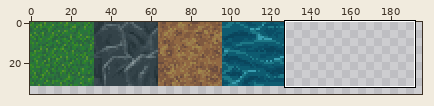
One commit to this sprite sheet: assets/environment/tiles.png. Above: a wide view before the commit, with the close-up outlined.
Close-up. Earlier state:
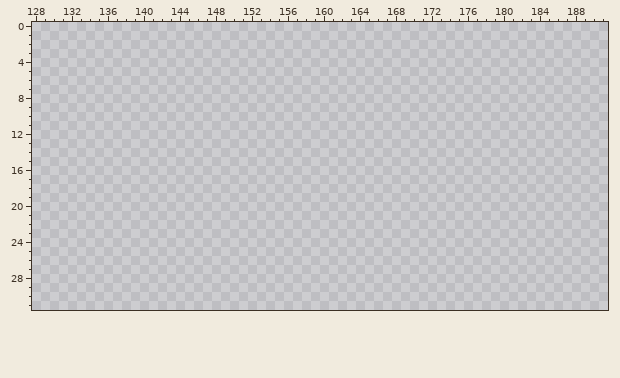
The file is 224x160 pixels. Colours within 5 levels of each other are drawn and written as one. Shown: x 128..191, y 0..31. The wide view leaves out empty margins.
The same view after the edit:
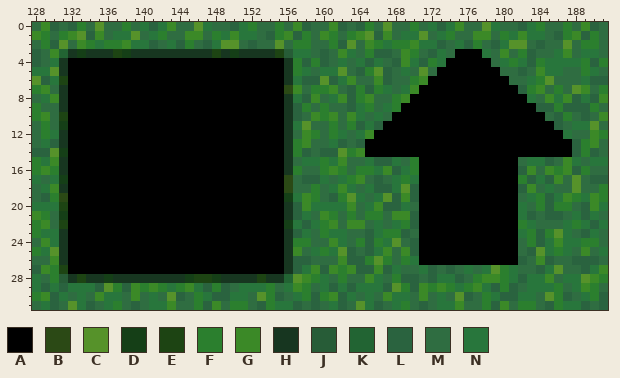
Palette (. is transparent): A #000000  B #2b4915  C #56922a  D #153f17  E #1d4413  F #2b7f2e  G #3b8927  H #173620  J #275c37  K #226433  L #2a633f  M #2f6d41  N #28763c
Edits made:
@@ x 128..191 @@
- 0 ................................................................
- 1 ................................................................
- 2 ................................................................
- 3 ................................................................
- 4 ................................................................
- 5 ................................................................
- 6 ................................................................
- 7 ................................................................
- 8 ................................................................
- 9 ................................................................
-10 ................................................................
-11 ................................................................
-12 ................................................................
-13 ................................................................
-14 ................................................................
-15 ................................................................
-16 ................................................................
-17 ................................................................
-18 ................................................................
-19 ................................................................
-20 ................................................................
-21 ................................................................
-22 ................................................................
-23 ................................................................
-24 ................................................................
-25 ................................................................
-26 ................................................................
-27 ................................................................
-28 ................................................................
-29 ................................................................
-30 ................................................................
-31 ................................................................
+ 0 MGLMLFMCMMFMNLNGMMCNMMLNFMMFMGLMMGLMLFMCMMFMNLNGMMCNMMLNFMMFMGLM
+ 1 GFMFGCLGMNNCMNFMMGGMFNGNNMLFGLFMGFMFGCLGMNNCMNFMMGGMFNGNNMLFGLFM
+ 2 MFLCMGFNFFGNNLMNLFMLNCCMLMMCMFFMMFLCMGFNFFGNNLMNLFMLNCCMLMMCMFFM
+ 3 LMGKHDHHHEDHHHHHHHHHEHDHHHHEJNNMLMGNMFLLMGFMLNMAAANMGMFLMMNGMNNM
+ 4 LMNHAAAAAAAAAAAAAAAAAAAAAAAAHFLFLMNMNLNMLGNLFNAAAAAMNFNLFNNNNFLF
+ 5 NNCHAAAAAAAAAAAAAAAAAAAAAAAAHFNMNNCMLFCLMNMCMAAAAAAAMMLMGNNMMFNM
+ 6 CLNEAAAAAAAAAAAAAAAAAAAAAAAAHNLLCLNGMMGLMMFGAAAAAAAAAMMNFCMMMNLL
+ 7 FGMHAAAAAAAAAAAAAAAAAAAAAAAABGMFFGMLFLFNMNGAAAAAAAAAAALFGMFMCGMF
+ 8 MNGHAAAAAAAAAAAAAAAAAAAAAAAAHNLGMNGLFGMMFGAAAAAAAAAAAAANMGNGLNLG
+ 9 FMMHAAAAAAAAAAAAAAAAAAAAAAAAHLFMFMMLNFMNFAAAAAAAAAAAAAAALLFLLLFM
+10 FGMEAAAAAAAAAAAAAAAAAAAAAAAAHLMGFGMGNMNMAAAAAAAAAAAAAAAAAMLFMLMG
+11 MFMDAAAAAAAAAAAAAAAAAAAAAAAAHNCMMFMFLNLAAAAAAAAAAAAAAAAAAALMNNCM
+12 MFNHAAAAAAAAAAAAAAAAAAAAAAAAHMGFMFNMNGAAAAAAAAAAAAAAAAAAAAANMMGF
+13 MNLHAAAAAAAAAAAAAAAAAAAAAAAAHFGMMNLMLAAAAAAAAAAAAAAAAAAAAAAALFGM
+14 LLCDAAAAAAAAAAAAAAAAAAAAAAAAHFLMLLCFGAAAAAAAAAAAAAAAAAAAAAAALFLM
+15 FNGHAAAAAAAAAAAAAAAAAAAAAAAAHMNNFNGMMNLLNMFAAAAAAAAAAAMNNLMGNMNN
+16 FGFHAAAAAAAAAAAAAAAAAAAAAAAAHFMMFGFMFFNGLNFAAAAAAAAAAALGMGFGLFMM
+17 NMNDAAAAAAAAAAAAAAAAAAAAAAAABMLLNMNFGMLMNFNAAAAAAAAAAAFLNLGMCMLL
+18 MNGHAAAAAAAAAAAAAAAAAAAAAAAABMMFMNGNMNLLNCLAAAAAAAAAAALGMNMMCMMF
+19 MLFBAAAAAAAAAAAAAAAAAAAAAAAADNGFMLFCNMNCLGLAAAAAAAAAAAMNFLNGFNGF
+20 NNNEAAAAAAAAAAAAAAAAAAAAAAAAHLGNNNNGMNGLLNMAAAAAAAAAAANMFLFFMLGN
+21 GFMDAAAAAAAAAAAAAAAAAAAAAAAAHLNMGFMFMFFMGGLAAAAAAAAAAANLMLLMNLNM
+22 FGMEAAAAAAAAAAAAAAAAAAAAAAAADNLNFGMGGMNMNFLAAAAAAAAAAAFNMMMNFNLN
+23 FNNHAAAAAAAAAAAAAAAAAAAAAAAAHLNMFNNMMLNFFLMAAAAAAAAAAANFLFCNMLNM
+24 MGNHAAAAAAAAAAAAAAAAAAAAAAAAHFFMMGNMFLFNCMLAAAAAAAAAAAMFLNGNNFFM
+25 FNCHAAAAAAAAAAAAAAAAAAAAAAAAHGMNFNCLMLNGMGLAAAAAAAAAAAMLCNFNMGMN
+26 MMGHAAAAAAAAAAAAAAAAAAAAAAAAHLLMMMGLLFCFMFNAAAAAAAAAAALMGLMMLLLM
+27 LGFEAAAAAAAAAAAAAAAAAAAAAAAAHLNGLGFGLLGLNMMNLMLMNMNCFNMMLNCMMLNG
+28 NMFJHEHHDHHHHHHHHDEEDHHHHEHHKCGFNMFMMGNMFLLMLNNLMFGGFNLNNGMNNCGF
+29 NLNLNNNLCFLGFGFNFGNLFLMNNNFMNGFMNLNLNNNLCFLGFGFNFGNLFLMNNNFMNGFM
+30 FGLNMNMGNNMGMNMCLMFNLLNNMCFLMNFLFGLNMNMGNNMGMNMCLMFNLLNNMCFLMNFL
+31 MNLMCNLMNFMLMNNGMMFLGMFFMLFNNLMLMNLMCNLMNFMLMNNGMMFLGMFFMLFNNLML
